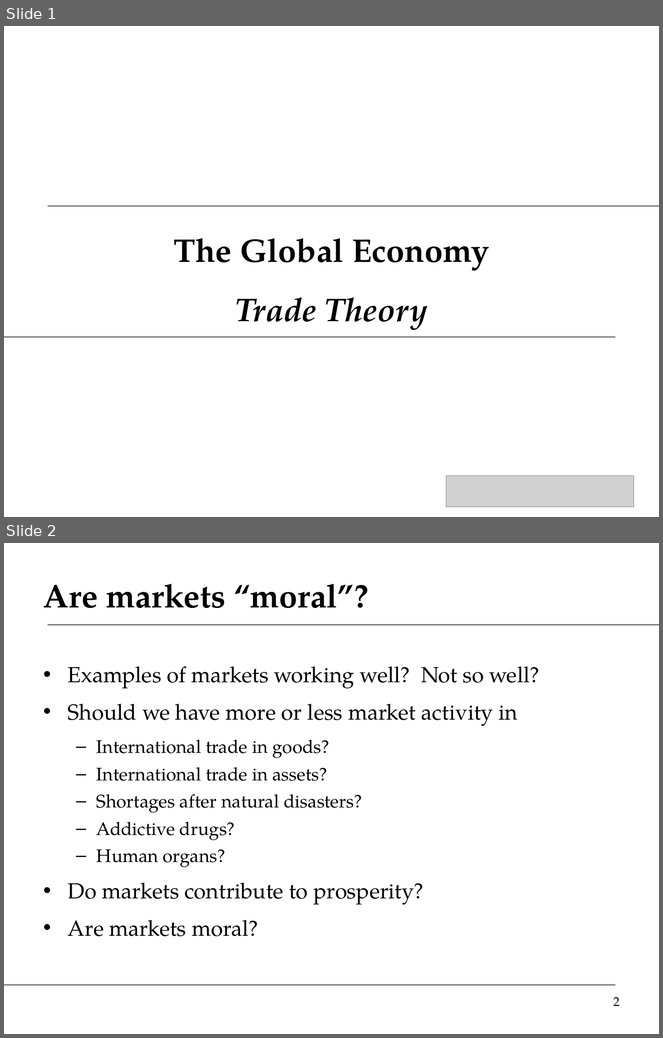
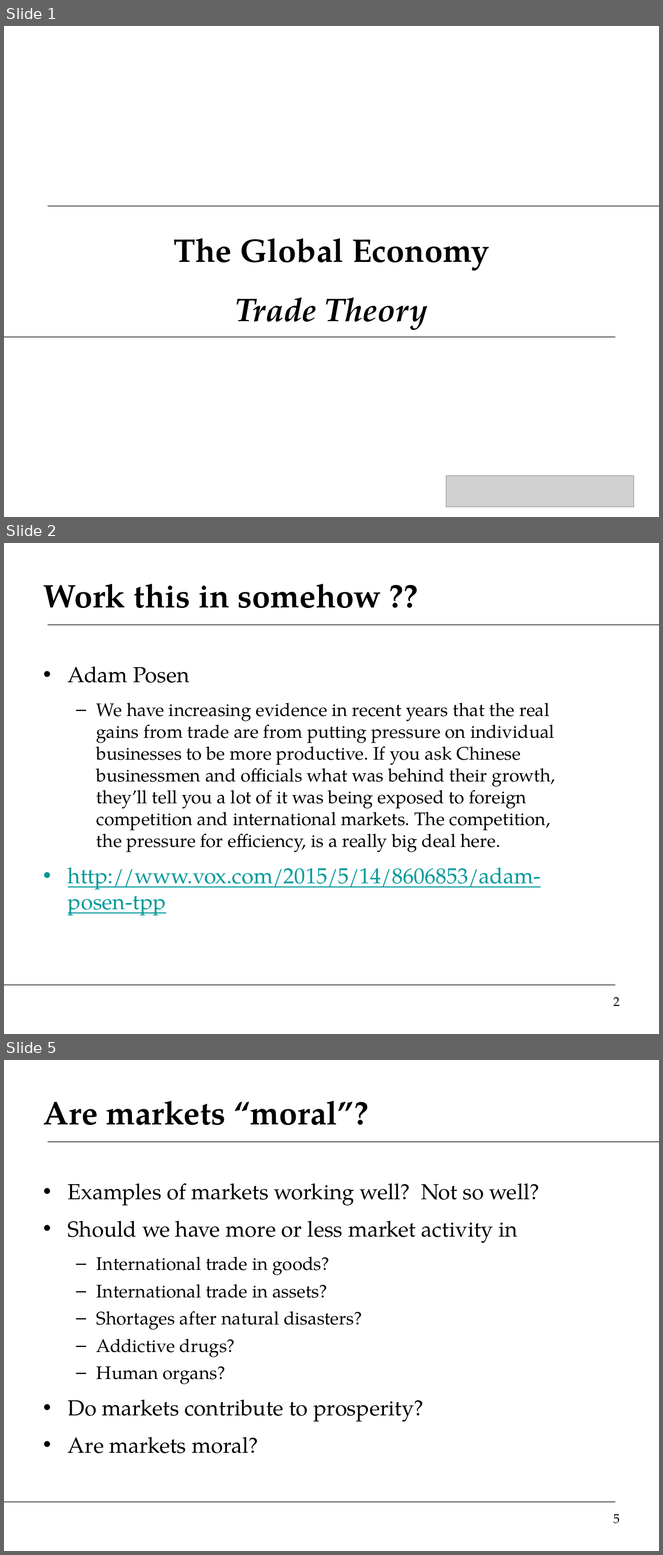
Before and after one commit to DaveBackus/Global_Economy, a slide deck: Slides/slides_trade_f14.pptx. Shown one above the other, each under a label of ours: slides 1 and 2 before the commit, slides 1, 2 and 5 after it; the slides between them are not shown. The pictures are 663x1038 and 663x1555 pixels, drawn with LibreOffice and Linux fonts; fonts in the diff are those of the drawing; grey boxes stand for pictures. Boxes give left, top, right and bottom in pixels: in the first picture for what was removed or moved away, otherwise in the second. Text is boxed around its words. In the diff, an @@ line names an element or a change of style, - is before the commit and + after.

```diff
--- a/Slides/slides_trade_f14.pptx
+++ b/Slides/slides_trade_f14.pptx
@@ slide 2 added at [4,543,659,1034], background #FFFFFF; not listed: 2 template elements that a slide beside it also shows @@
@@ title added at [44,584,381,608], 36 pt, text #000000, bold @@
+Work this in somehow ??
@@ text added at [68,666,555,916], 20 pt, text #000000 @@
+• Adam Posen
+  – We have increasing evidence in recent years that the real gains from trade are from putting pressure on individual businesses to be more productive. If you ask Chinese businessmen and officials what was behind their growth, they’ll tell you a lot of it was being exposed to foreign competition and international markets. The competition, the pressure for efficiency, is a really big deal here.
+• http://www.vox.com/2015/5/14/8606853/adam-posen-tpp
@@ page number added at [613,997,620,1006], 14 pt, text #000000 @@
+2
@@ what was slide 2 is now slide 5 @@
@@ page number at [613,1514,620,1524]: text changed @@
-2
+5
```
Also in this commit, not shown: 2 other slides added, 23 other files.
